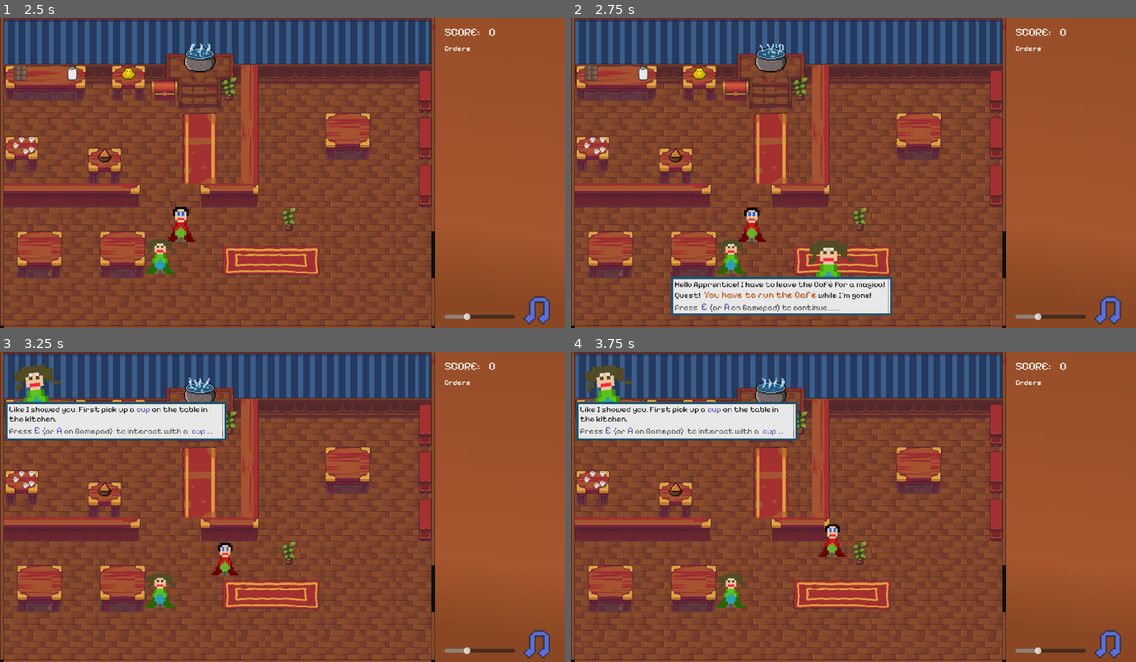
Above: before the commit, frames 1-4 (two rows, left to right).
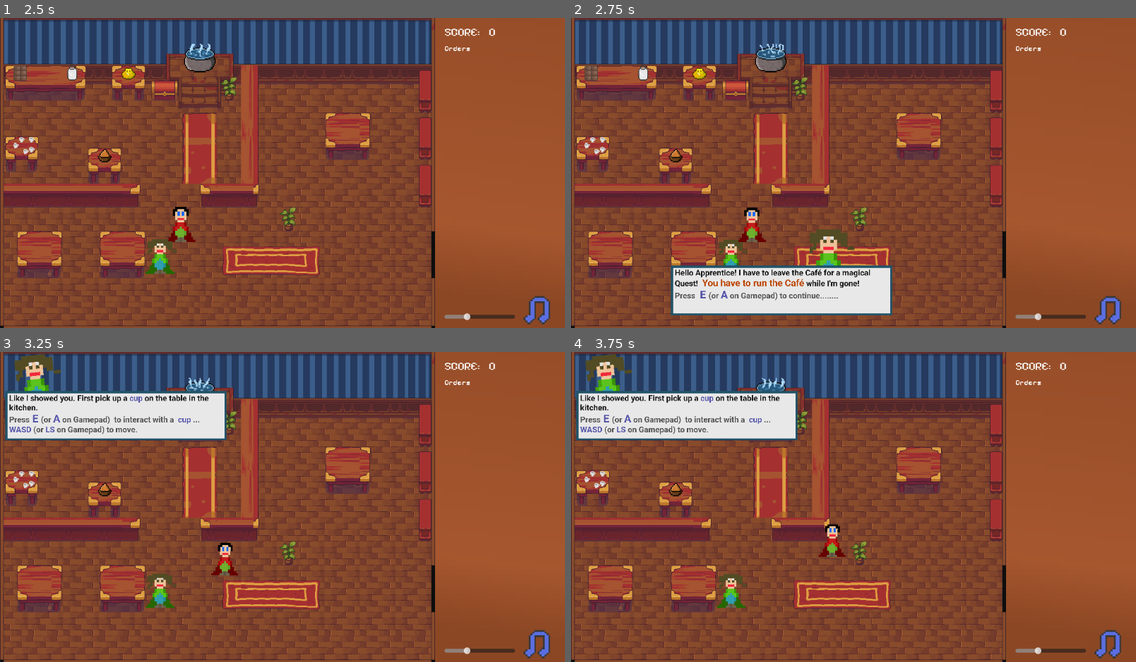
Above: after the commit, the same moments.

Repository: herrmutig/cozy-wizard-cafe
Game: Godot game, scene res://main_menu.tscn
Same seed, same stepped clock (60 frames per second), same inputs: the game is played once before the commit and once after it.
Inputs:
- Up to frame 1 (2.5 s): click "Start" at 0.5 s; hold D (game_move_right) 1.28-2.03 s; tap E (game_interact) at 1.35, 2.1 s; hold S (game_move_down) from 2.03 s (still down)
- Up to frame 2 (2.75 s): keep holding S (game_move_down)
- Up to frame 3 (3.25 s): release S (game_move_down) at 2.78 s; hold D (game_move_right) from 2.78 s (still down); tap E (game_interact) at 2.85 s
- Up to frame 4 (3.75 s): release D (game_move_right) at 3.53 s; hold W (game_move_up) from 3.53 s (still down); tap E (game_interact) at 3.6 s

Frame 1 is identical in both runs. In frame 2, 3.7% of the frame differs, in the area x 17-57%, y 68-96%; in frame 3, 3.4%; in frame 4, 3.4%.

Commit message:
fixed font issues

Diff:
--- a/game.tscn
+++ b/game.tscn
@@ -6,6 +6,7 @@
 [ext_resource type="Script" path="res://recipe_ui.gd" id="4_a7kxc"]
 [ext_resource type="Texture2D" uid="uid://bo0b4j1l1sf3h" path="res://ui/music_icon.png" id="6_r5bfg"]
 [ext_resource type="Texture2D" uid="uid://dxwatj4leehnh" path="res://characters/character_4.png" id="6_tejgk"]
+[ext_resource type="FontFile" uid="uid://hpqijdvgbwmb" path="res://fonts/Roboto/static/Roboto-Bold.ttf" id="7_quov3"]
 
 [sub_resource type="Gradient" id="Gradient_elys3"]
 offsets = PackedFloat32Array(0.0642674, 0.290488, 0.987147)
@@ -32,10 +33,6 @@
 gradient = SubResource("Gradient_3jkht")
 width = 10
 height = 10
-
-[sub_resource type="SystemFont" id="SystemFont_xsosf"]
-font_names = PackedStringArray("Calibri")
-font_weight = 600
 
 [node name="Game" type="Node"]
 script = ExtResource("1_ryy12")
@@ -152,9 +149,9 @@
 layout_mode = 3
 anchors_preset = 0
 offset_left = 212.0
-offset_top = 551.0
+offset_top = 527.0
 offset_right = 2212.0
-offset_bottom = 901.0
+offset_bottom = 979.0
 scale = Vector2(0.235, 0.235)
 
 [node name="Scholar" type="TextureRect" parent="RecipeCanvas/TutorialControl/Step_One"]
@@ -209,7 +206,7 @@
 custom_minimum_size = Vector2(50, 40)
 layout_mode = 2
 theme_override_colors/default_color = Color(0.10748, 0.10748, 0.10748, 1)
-theme_override_fonts/normal_font = SubResource("SystemFont_xsosf")
+theme_override_fonts/normal_font = ExtResource("7_quov3")
 theme_override_font_sizes/mono_font_size = 0
 theme_override_font_sizes/normal_font_size = 72
 bbcode_enabled = true
@@ -222,9 +219,9 @@
 layout_mode = 3
 anchors_preset = 0
 offset_left = 11.0
-offset_top = 106.0
+offset_top = 83.0
 offset_right = 2011.0
-offset_bottom = 456.0
+offset_bottom = 531.0
 scale = Vector2(0.235, 0.235)
 
 [node name="Scholar" type="TextureRect" parent="RecipeCanvas/TutorialControl/Step_Two"]
@@ -280,7 +277,7 @@
 custom_minimum_size = Vector2(50, 40)
 layout_mode = 2
 theme_override_colors/default_color = Color(0.10748, 0.10748, 0.10748, 1)
-theme_override_fonts/normal_font = SubResource("SystemFont_xsosf")
+theme_override_fonts/normal_font = ExtResource("7_quov3")
 theme_override_font_sizes/mono_font_size = 0
 theme_override_font_sizes/normal_font_size = 72
 bbcode_enabled = true
@@ -293,10 +290,10 @@
 custom_minimum_size = Vector2(1200, 350)
 layout_mode = 3
 anchors_preset = 0
-offset_left = 480.0
-offset_top = 151.0
-offset_right = 2480.0
-offset_bottom = 501.0
+offset_left = 450.0
+offset_top = 148.0
+offset_right = 2578.0
+offset_bottom = 511.0
 scale = Vector2(0.235, 0.235)
 
 [node name="Scholar" type="TextureRect" parent="RecipeCanvas/TutorialControl/Step_Three"]
@@ -356,7 +353,7 @@
 custom_minimum_size = Vector2(50, 40)
 layout_mode = 2
 theme_override_colors/default_color = Color(0.10748, 0.10748, 0.10748, 1)
-theme_override_fonts/normal_font = SubResource("SystemFont_xsosf")
+theme_override_fonts/normal_font = ExtResource("7_quov3")
 theme_override_font_sizes/mono_font_size = 0
 theme_override_font_sizes/normal_font_size = 72
 bbcode_enabled = true
@@ -431,12 +428,13 @@
 custom_minimum_size = Vector2(50, 40)
 layout_mode = 2
 theme_override_colors/default_color = Color(0.10748, 0.10748, 0.10748, 1)
-theme_override_fonts/normal_font = SubResource("SystemFont_xsosf")
+theme_override_fonts/normal_font = ExtResource("7_quov3")
 theme_override_font_sizes/mono_font_size = 0
 theme_override_font_sizes/normal_font_size = 72
 bbcode_enabled = true
 text = "Wonderful! Now transform the cup to a warm drink! Mix the drink to my liking and bring it to me!
 [color=#555555]Press[font_size=96][color=#5555aa] E [/color][/font_size](or [font_size=96][color=#5555aa]A[/color][/fon …(280 unchanged characters)…
+fit_content = true
 
 [node name="Step_Four_One" type="Control" parent="RecipeCanvas/TutorialControl"]
 z_index = 3
@@ -506,30 +504,31 @@
 custom_minimum_size = Vector2(50, 40)
 layout_mode = 2
 theme_override_colors/default_color = Color(0.10748, 0.10748, 0.10748, 1)
-theme_override_fonts/normal_font = SubResource("SystemFont_xsosf")
+theme_override_fonts/normal_font = ExtResource("7_quov3")
 theme_override_font_sizes/mono_font_size = 0
 theme_override_font_sizes/normal_font_size = 72
 bbcode_enabled = true
 text = "Make sure to fulfill the order before guests get angry! Otherwise they'll leave and give us a bad [font_size=100][color=ff0000]Score[/color][/font_size]......."
+fit_content = true
 
 [node name="Step_Four_Two" type="Control" parent="RecipeCanvas/TutorialControl"]
 z_index = 3
-custom_minimum_size = Vector2(1200, 500)
-layout_mode = 3
-anchors_preset = 0
-offset_left = 34.0
-offset_top = 321.0
-offset_right = 1234.0
-offset_bottom = 821.0
+custom_minimum_size = Vector2(1200, 650)
+layout_mode = 3
+anchors_preset = 0
+offset_left = 16.0
+offset_top = 335.0
+offset_right = 1216.0
+offset_bottom = 985.0
 scale = Vector2(0.235, 0.235)
 
 [node name="Scholar" type="TextureRect" parent="RecipeCanvas/TutorialControl/Step_Four_Two"]
 custom_minimum_size = Vector2(500, 500)
 layout_mode = 0
-offset_left = -140.426
-offset_top = -140.425
-offset_right = 359.574
-offset_bottom = 359.575
+offset_left = -106.383
+offset_top = -217.021
+offset_right = 393.617
+offset_bottom = 282.979
 rotation = -0.410683
 texture = ExtResource("6_tejgk")
 
@@ -538,10 +537,6 @@
 anchors_preset = 15
 anchor_right = 1.0
 anchor_bottom = 1.0
-offset_left = -114.893
-offset_top = 63.8298
-offset_right = -114.893
-offset_bottom = 63.8298
 grow_horizontal = 2
 grow_vertical = 2
 texture = SubResource("GradientTexture2D_1e414")
@@ -572,21 +567,22 @@
 grow_horizontal = 2
 grow_vertical = 2
 theme_override_constants/margin_left = 14
-theme_override_constants/margin_top = 4
+theme_override_constants/margin_top = 30
 theme_override_constants/margin_right = 14
-theme_override_constants/margin_bottom = 4
+theme_override_constants/margin_bottom = 10
 
 [node name="BubbleRichText" type="RichTextLabel" parent="RecipeCanvas/TutorialControl/Step_Four_Two/TextureRect/MarginContainer/TextureRect/MarginContainer"]
 custom_minimum_size = Vector2(50, 40)
 layout_mode = 2
 theme_override_colors/default_color = Color(0.10748, 0.10748, 0.10748, 1)
-theme_override_fonts/normal_font = SubResource("SystemFont_xsosf")
+theme_override_fonts/normal_font = ExtResource("7_quov3")
 theme_override_font_sizes/mono_font_size = 0
 theme_override_font_sizes/normal_font_size = 72
 bbcode_enabled = true
 text = "One last thing! If you made a mistake you can use the boiler to transform the [color=#5555aa] cup [/color] back to hot water.
-                         	[img=200]res://boiler/boiler_single.png[/img]
+                        [img=200]res://boiler/boiler_single.png[/img]
 "
+fit_content = true
 
 [node name="Step_Five" type="Control" parent="RecipeCanvas/TutorialControl"]
 z_index = 3
@@ -656,12 +652,13 @@
 custom_minimum_size = Vector2(50, 40)
 layout_mode = 2
 theme_override_colors/default_color = Color(0.10748, 0.10748, 0.10748, 1)
-theme_override_fonts/normal_font = SubResource("SystemFont_xsosf")
+theme_override_fonts/normal_font = ExtResource("7_quov3")
 theme_override_font_sizes/mono_font_size = 0
 theme_override_font_sizes/normal_font_size = 72
 bbcode_enabled = true
 text = "Great! Good luck.... I leave you now.
 "
+fit_content = true
 
 [node name="BackToMenuTimer" type="Timer" parent="."]
 wait_time = 3.0
--- a/project.godot
+++ b/project.godot
@@ -15,6 +15,10 @@
 config/features=PackedStringArray("4.3", "GL Compatibility")
 config/icon="res://icon.svg"
 
+[audio]
+
+general/default_playback_type.web=0
+
 [autoload]
 
 Globals="*res://globals.gd"
@@ -25,6 +29,8 @@
 
 window/size/viewport_width=1200
 window/size/viewport_height=660
+window/size/mode=2
+window/size/resizable=false
 window/stretch/mode="viewport"
 window/stretch/scale_mode="integer"
 
@@ -43,6 +49,18 @@
 
 [input]
 
+ui_left={
+"deadzone": 0.5,
+"events": [Object(InputEventKey,"resource_local_to_scene":false,"resource_name":"","device":0,"window_id":0,"alt_pressed":false,"shift_pressed":false,"ctrl_pressed":false,"meta_pressed":false,"pressed":false,"keycode":4194319,"physical_keycode":0,"key_label":0,"unicode":0,"location":0,"echo":false,"script":null)
+, Object(InputEventJoypadButton,"resource_local_to_scene":false,"resource_name":"","device":0,"button_index":13,"pressure":0.0,"pressed":false,"script":null)
+]
+}
+ui_right={
+"deadzone": 0.5,
+"events": [Object(InputEventKey,"resource_local_to_scene":false,"resource_name":"","device":0,"window_id":0,"alt_pressed":false,"shift_pressed":false,"ctrl_pressed":false,"meta_pressed":false,"pressed":false,"keycode":4194321,"physical_keycode":0,"key_label":0,"unicode":0,"location":0,"echo":false,"script":null)
+, Object(InputEventJoypadButton,"resource_local_to_scene":false,"resource_name":"","device":0,"button_index":14,"pressure":0.0,"pressed":false,"script":null)
+]
+}
 game_move_up={
 "deadzone": 0.5,
 "events": [Object(InputEventKey,"resource_local_to_scene":false,"resource_name":"","device":-1,"window_id":0,"alt_press …(192 unchanged characters)…
Not shown, added: export/cozy-wizard-cafe/index.apple-touch-icon.png.import
Not shown, added: export/cozy-wizard-cafe/index.icon.png.import
Not shown, added: export/cozy-wizard-cafe/index.png.import
Not shown, removed: export/index.apple-touch-icon.png.import
Not shown, removed: export/index.icon.png.import
Not shown, removed: export/index.png.import
Not shown, changed: export_presets.cfg
Not shown, added: fonts/Roboto/OFL.txt
Not shown, added: fonts/Roboto/README.txt
Binary file added: fonts/Roboto/Roboto-Italic-VariableFont_wdth,wght.ttf
Not shown, added: fonts/Roboto/Roboto-Italic-VariableFont_wdth,wght.ttf.import
Binary file added: fonts/Roboto/Roboto-VariableFont_wdth,wght.ttf
(and 126 more such lines)
